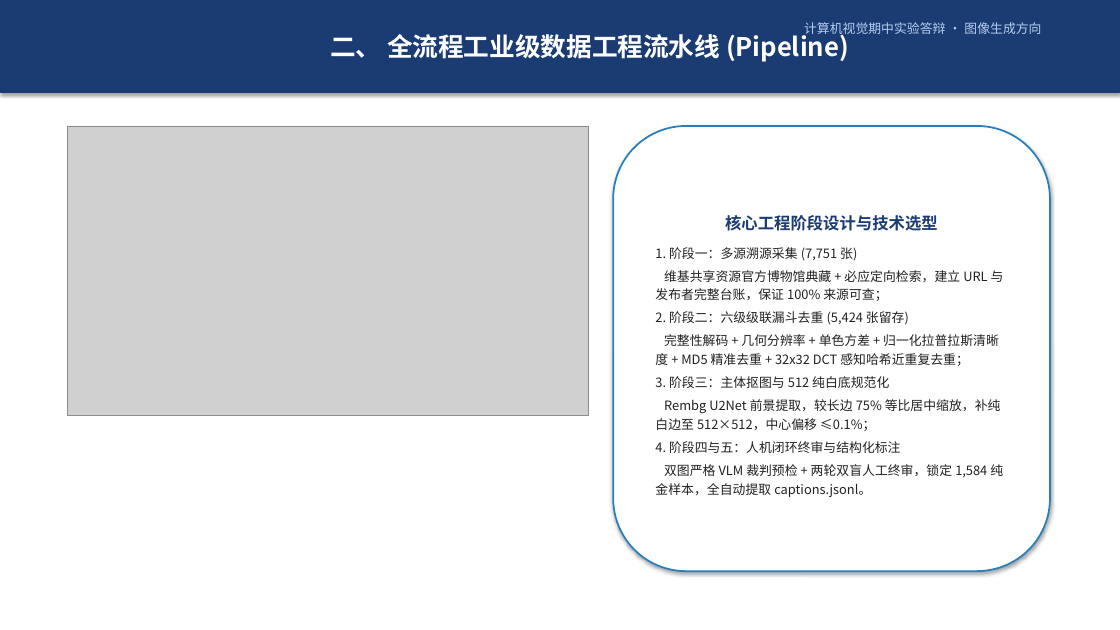
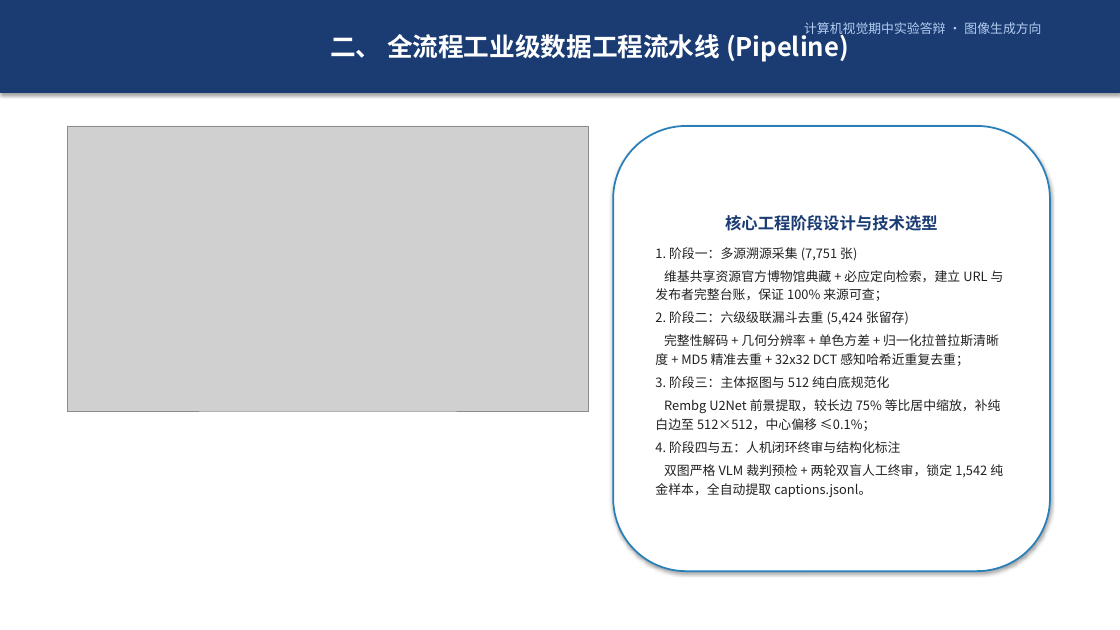
Before and after one commit to Eric10Z4/Yunnan-Ethnic-Clothing-Dataset, a slide deck: slide 3 of report/slides/计算机视觉期中实验汇报_民族服饰数据集构建.pptx. Drawn at 1120x630 pixels with LibreOffice and Linux fonts; fonts in the diff are those of the drawing; grey boxes stand for pictures. Boxes give left, top, right and bottom in pixels: in the first picture for what was removed or moved away, otherwise in the second. Text is boxed around its words. In the diff, an @@ line names an element or a change of style, - is before the commit and + after.

Commit message:
fix(audit-rectification): full 10-gate remediation, eliminate all duplicates, 0 cross-split leakage, 100% verified external URLs and sanitized captions

```diff
--- a/report/slides/计算机视觉期中实验汇报_民族服饰数据集构建.pptx
+++ b/report/slides/计算机视觉期中实验汇报_民族服饰数据集构建.pptx
@@ picture: place and size @@
-picture at [67, 126, 588, 415]
+picture at [67, 126, 588, 411]
@@ text in rounded rectangle at [655, 464, 1003, 497]: text changed @@
-双图严格 VLM 裁判预检 + 两轮双盲人工终审，锁定 1,584 纯金样本，全自动提取 captions.jsonl。
+双图严格 VLM 裁判预检 + 两轮双盲人工终审，锁定 1,542 纯金样本，全自动提取 captions.jsonl。
```
Also in this commit, not shown: 2 other slides changed, 20 other files.
